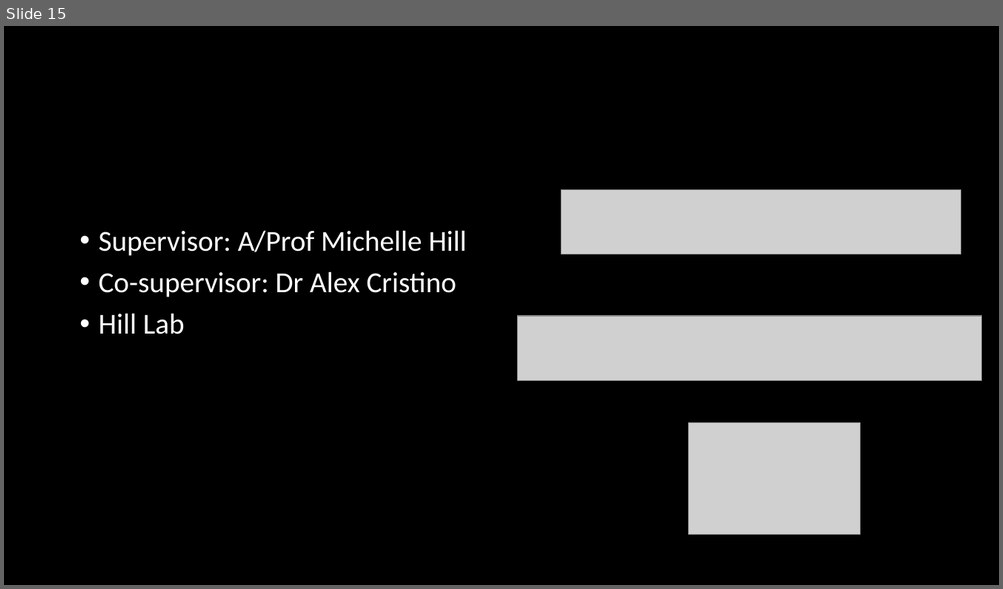
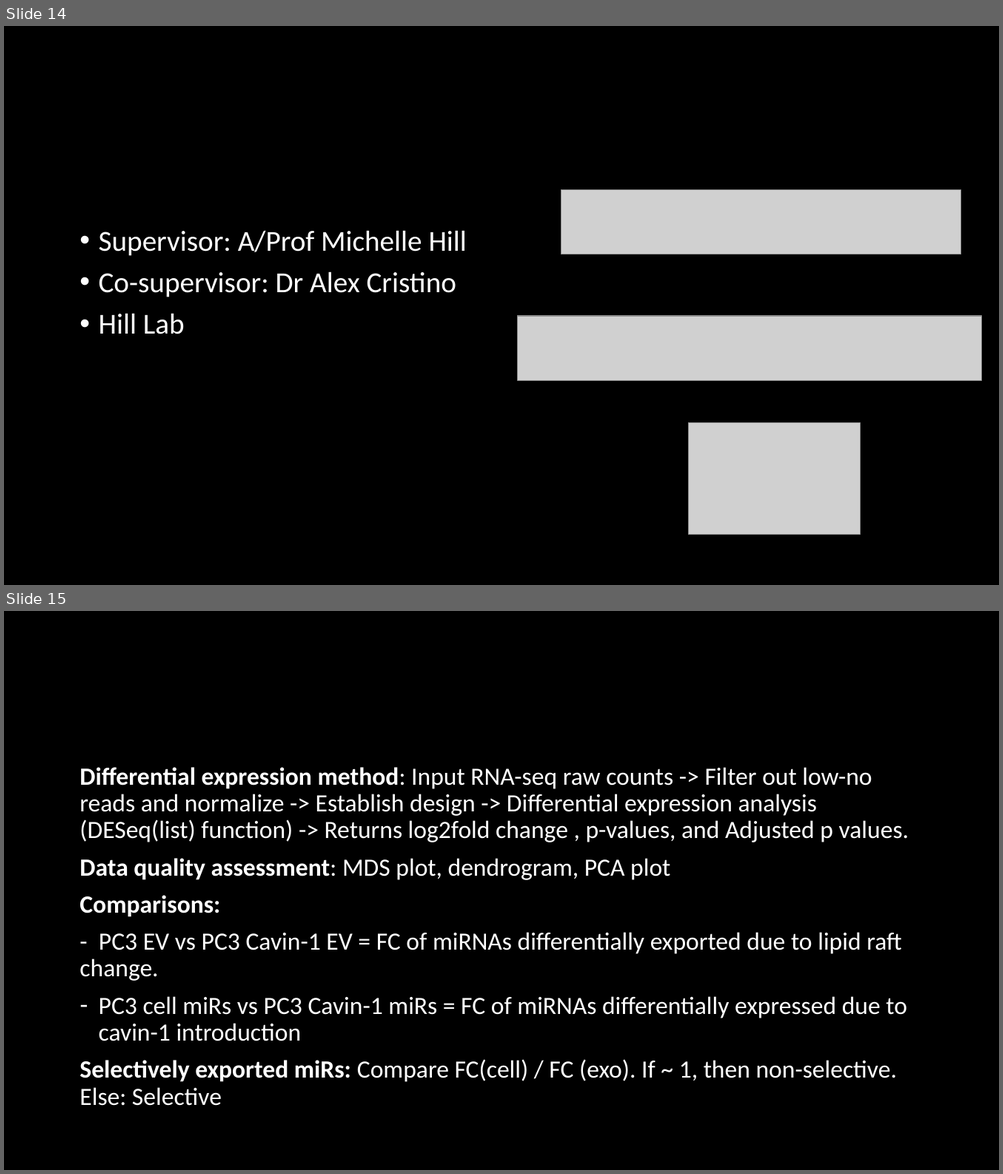
Before and after one commit to HarleyRobinson/Honours2, a slide deck: BackgroundInfo/Selective export of microRNA via extracellular vesicles (2).pptx. Shown one above the other, each under a label of ours: slide 15 before the commit, slides 14 and 15 after it. The pictures are 1003x589 and 1003x1174 pixels, drawn with LibreOffice and Linux fonts; fonts in the diff are those of the drawing; grey boxes stand for pictures; background and template pictures are left out. Boxes give left, top, right and bottom in pixels: in the first picture for what was removed or moved away, otherwise in the second. Text is boxed around its words. In the diff, an @@ line names an element or a change of style, - is before the commit and + after.

```diff
--- a/BackgroundInfo/Selective export of microRNA via extracellular vesicles (2).pptx
+++ b/BackgroundInfo/Selective export of microRNA via extracellular vesicles (2).pptx
@@ slide 15 added at (4, 611, 999, 1170), background picture (left out) @@
@@ title added at (73, 641, 930, 749), 44 pt, text #000000 @@
+DESeq2 EdgeR method
@@ text added at (79, 767, 908, 1106), 24 pt, text #FFFFFF @@
+Differential expression method: Input RNA-seq raw counts -> Filter out low-no reads and normalize -> Establish design -> Differential expression analysis (DESeq(list) function) -> Returns log2fold change , p-values, and Adjusted p values.
+Data quality assessment: MDS plot, dendrogram, PCA plot
+Comparisons:
+- PC3 EV vs PC3 Cavin-1 EV = FC of miRNAs differentially exported due to lipid raft change.
+– PC3 cell miRs vs PC3 Cavin-1 miRs = FC of miRNAs differentially expressed due to cavin-1 introduction
+Selectively exported miRs: Compare FC(cell) / FC (exo). If ~ 1, then non-selective. Else: Selective
@@ what was slide 15 is now slide 14 @@
```
Also in this commit, not shown: 11 slides changed, 1 other slide added, 1 slide removed, 26 other files.
